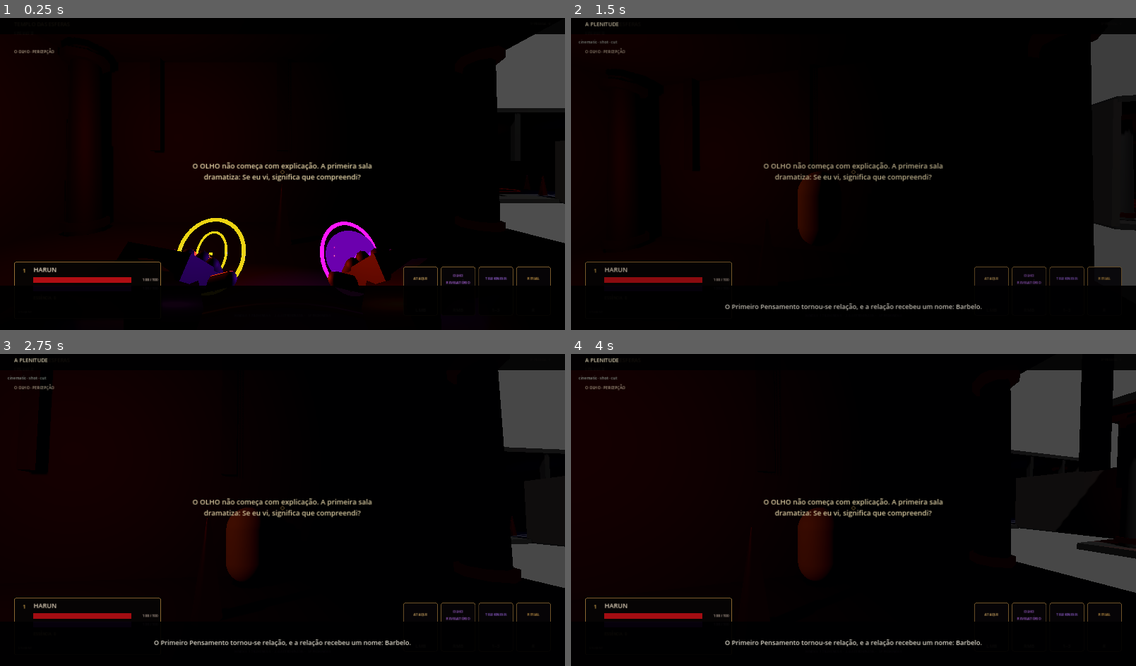
Above: before the commit, frames 1-4 (two rows, left to right).
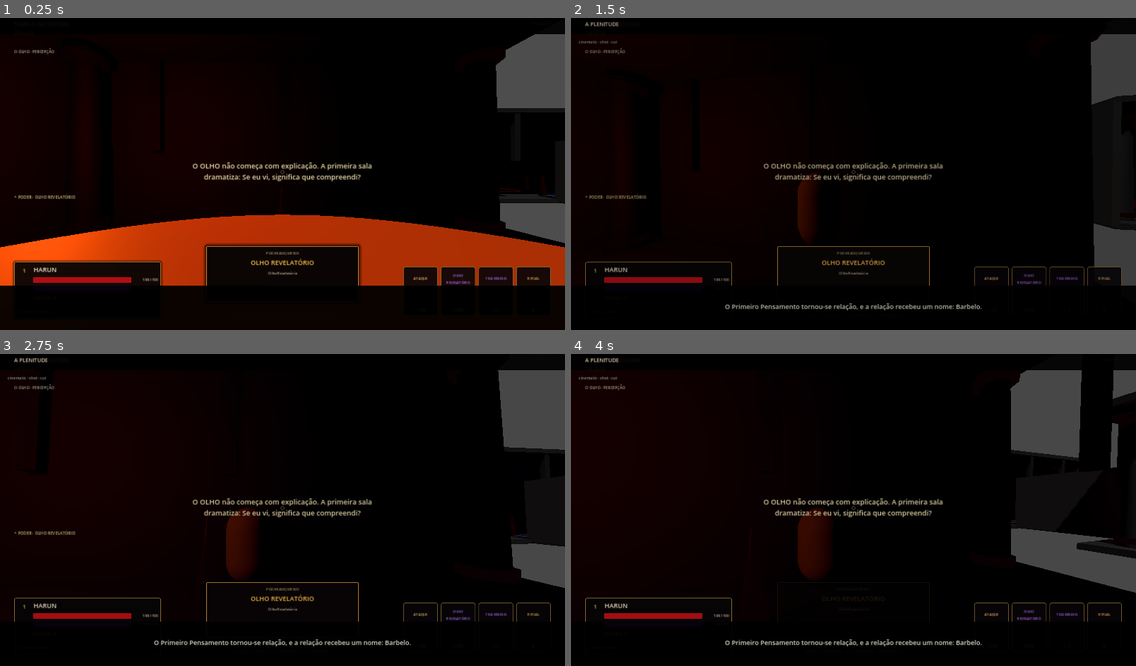
Above: after the commit, the same moments.

Repository: neuralSynapse/societaselectorum
Game: Godot game, scene res://scenes/boot/Main.tscn
Two runs of this game, one before a commit and one after it. Both use one fixed random seed, a clock stepped at 60 frames per second and the inputs below.
Inputs (mouse positions are in pixels of both pictures, inside the frame that each line leads up to):
- Up to frame 1 (0.25 s): no input
- Up to frame 2 (1.5 s): tap Enter (ui_accept) at 0.5 s; move the mouse to (881, 170) at 0.52 s; hold V (camera_toggle) 0.53-1.28 s; hold W (move_forward) from 0.53 s (still down); tap Space (jump) at 0.77 s; move the mouse to (825, 174) at 1.27 s; tap C (consume) at 1.35 s
- Up to frame 3 (2.75 s): keep holding W (move_forward); tap Space (jump) at 1.52 s; move the mouse to (293, 500) at 2.02 s; hold Q (dodge) from 2.03 s (still down)
- Up to frame 4 (4 s): keep holding W (move_forward); move the mouse to (847, 513) at 2.77 s; release Q (dodge) at 2.78 s; tap R (instrument) at 2.85 s; tap Space (jump) at 3.02, 3.77 s; move the mouse to (893, 510) at 3.52 s; hold E (interact) from 3.53 s (still down)

The runs differ from the first frame. In frame 1, 13% of the frame differs, in the area x 0-100%, y 56-86%; in frame 2, 0.4%; in frame 3, 0.4%; in frame 4, less than 0.1%.

Commit message:
feat: autoload definitive reward runtime

Diff:
--- a/game/chronica-harun/project.godot
+++ b/game/chronica-harun/project.godot
@@ -15,6 +15,7 @@
 VFXDirector="*res://autoload/VFXDirector.gd"
 CombatLoadoutDirector="*res://autoload/CombatLoadoutDirector.gd"
 DefinitivePowerRuntime="*res://autoload/DefinitivePowerRuntime.gd"
+DefinitiveRewardRuntime="*res://autoload/DefinitiveRewardRuntime.gd"
 
 [display]
 window/size/viewport_width=1920
